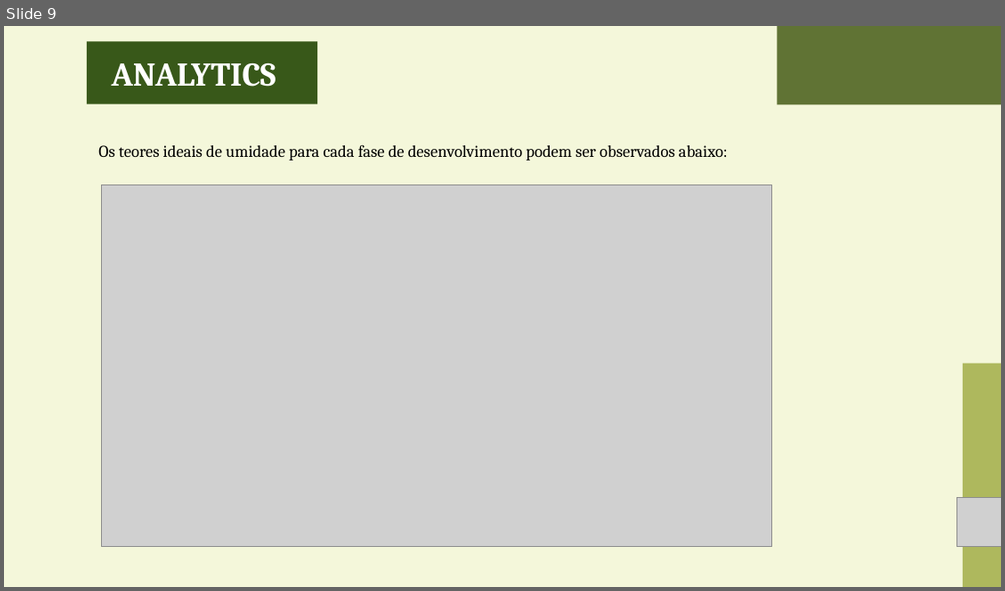
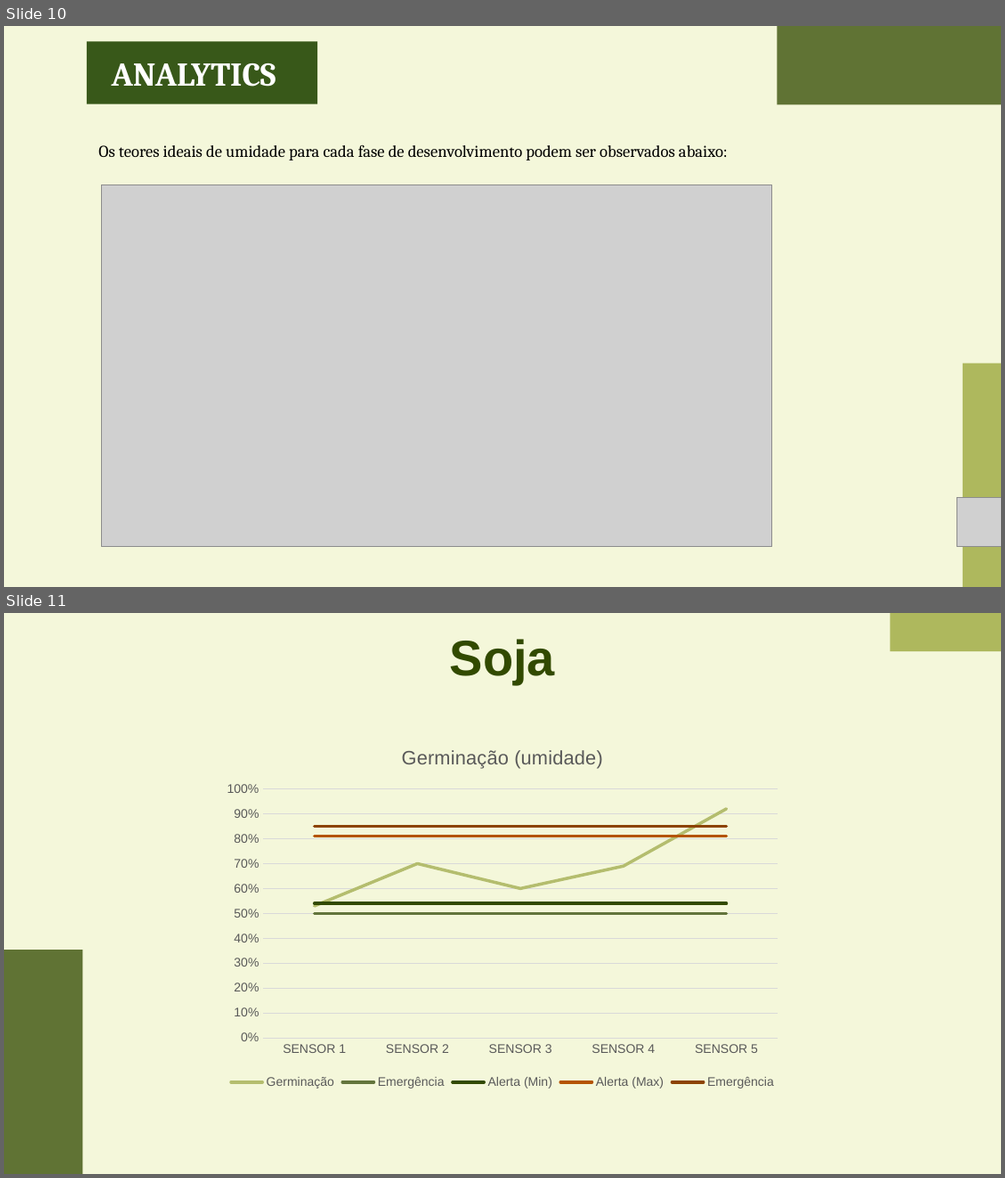
Before and after one commit to KaioZaniboni/wisoy-1, a slide deck: Documentos/APRESENTAÇÃO.SPRINT2.pptx. Shown one above the other, each under a label of ours: slide 9 before the commit, slides 10 and 11 after it. The pictures are 1005x591 and 1005x1178 pixels, drawn with LibreOffice and Linux fonts; fonts in the diff are those of the drawing; grey boxes stand for pictures. Boxes give left, top, right and bottom in pixels: in the first picture for what was removed or moved away, otherwise in the second. Text is boxed around its words. In the diff, an @@ line names an element or a change of style, - is before the commit and + after.

```diff
--- a/Documentos/APRESENTAÇÃO.SPRINT2.pptx
+++ b/Documentos/APRESENTAÇÃO.SPRINT2.pptx
@@ slide 11 added at bbox=[4, 613, 1001, 1174], background #FFFFFF; not listed: 1 template element that a slide beside it also shows @@
@@ title added at bbox=[450, 639, 555, 684], 36 pt, text #324A00, bold @@
+Soja
@@ rectangle added at bbox=[890, 613, 1001, 651], fill #7C8C03 at 58% opacity @@
@@ line chart added at bbox=[215, 730, 790, 1093] @@
+title "Germinação (umidade) "
+categories: SENSOR 1, SENSOR 2, SENSOR 3, SENSOR 4, SENSOR 5
+Germinação: 0.53, 0.7, 0.6, 0.69, 0.92
+Emergência: 0.5, 0.5, 0.5, 0.5, 0.5
+Alerta (Min): 0.54, 0.54, 0.54, 0.54, 0.54
+Alerta (Max): 0.81, 0.81, 0.81, 0.81, 0.81
+Emergência: 0.85, 0.85, 0.85, 0.85, 0.85
@@ rectangle added at bbox=[4, 950, 82, 1174], fill #324A00 at 76% opacity @@
@@ what was slide 9 is now slide 10 @@
```
Also in this commit, not shown: 3 slides changed, 2 other slides added.
